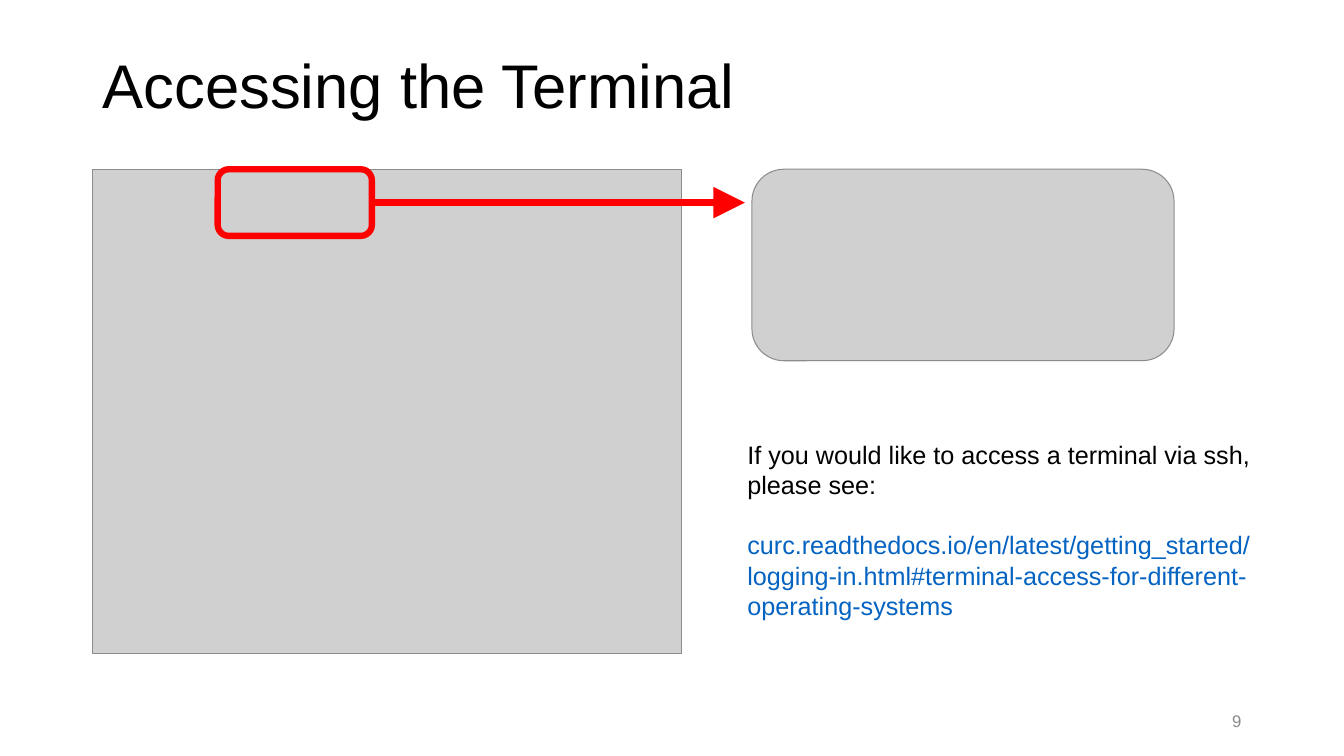
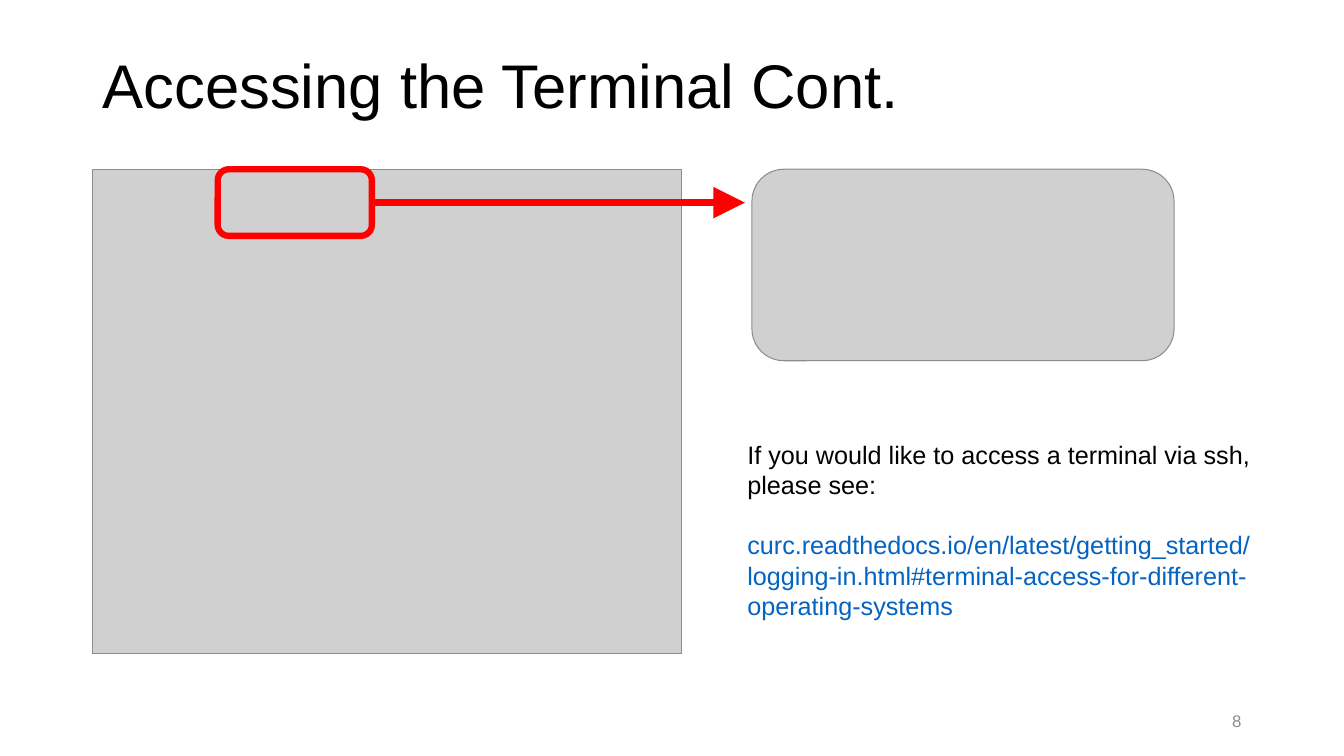
Before and after one commit to ResearchComputing/Getting_Started_With_Research_Computing, a slide deck: slide 8 of Command_Line_And_Job_Scheduling.pptx (slide 9 before the commit). Drawn at 1344x756 pixels with LibreOffice and Linux fonts; fonts in the diff are those of the drawing; grey boxes stand for pictures; background and template pictures are left out. Boxes give left, top, right and bottom in pixels: in the first picture for what was removed or moved away, otherwise in the second. Text is boxed around its words. In the diff, an @@ line names an element or a change of style, - is before the commit and + after.

Commit message:
make text formatting for all code and headings the same, remove duplicate slides

```diff
--- a/Command_Line_And_Job_Scheduling.pptx
+++ b/Command_Line_And_Job_Scheduling.pptx
@@ title at (102,63,899,119): text changed @@
-Accessing the Terminal
+Accessing the Terminal Cont.
```
Also in this commit, not shown: 12 other slides changed, 3 slides removed, 1 other file.
